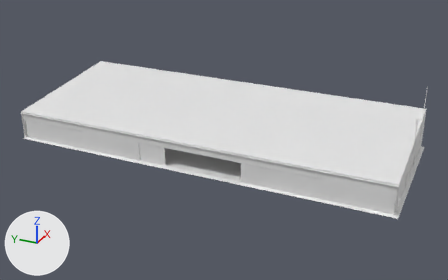
One commit to the glTF model Project/PackageSources/LSZF-assets/lszf-hangar4/lszf-hangar4.gltf: the scene before it, then after it.
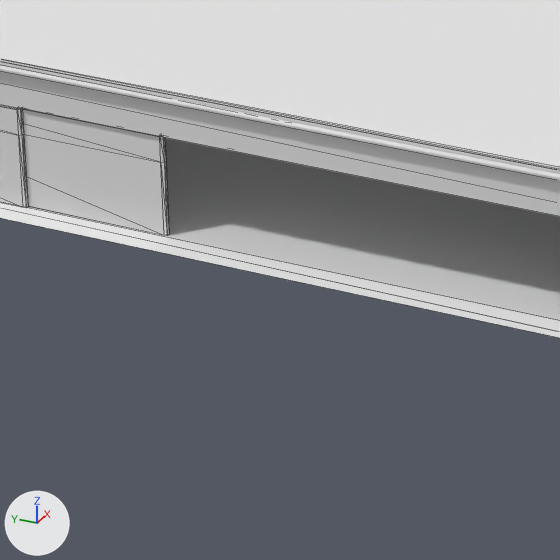
The first picture shows the older version from a 50 mm camera at (-82.7, -8.2, 41.9) aimed at (-1.3, 28.5, 1.2). The close-ups show both versions on the part from 30% to 53% of the width and 44% to 80% of the height of that picture; other places that the commit changed are outside them. Arrows for +X, +Y and +Z are at lower left; the lights stay in place. The close-ups show mesh edges as thin lines. Materials are left out; every surface is plain grey. Where no turn or scale is listed for an object, it has been applied to the vertices.

The first close-up shows 'Dachrinne', 'Tor1', 'Tor1.003', 'hangar', 'roof'.
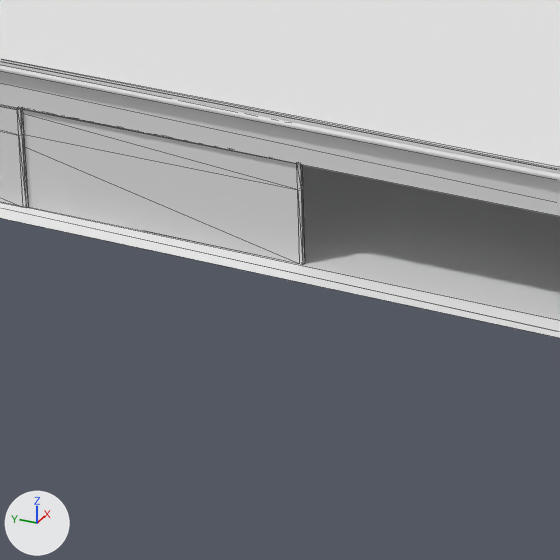
Location of each change, [x1, y1, x2, y2] in pixels of the close-ups (560 x 560 px):
'Tor1.003', reshaped, moved
    before: [22, 109, 169, 236]
    after: [22, 109, 305, 265]

What changed in the scene script:
```text
Change ob_tor1_003:
    ob_tor1_003: bpy.data.objects.new('Tor1.003', me_cube_007) -> bpy.data.objects.new('Tor1.003', me_cube)
    ob_tor1_003.location: (0.0, 0.0, 0.0) -> (0.1, -8.47, 0.0)
```
